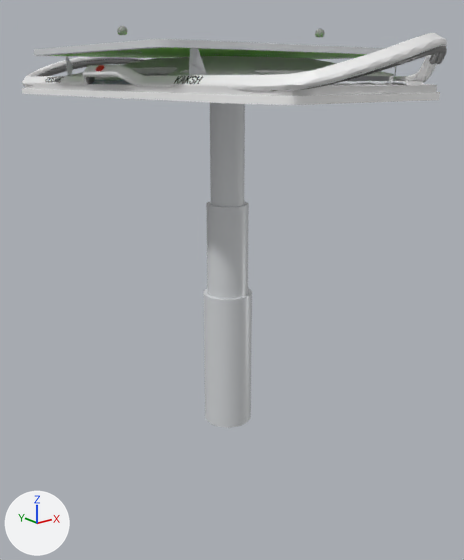
An edit to the glTF model assets/models/cosmic-kaksh.glb, drawn before and after from the same camera.
Rendered twice from a 50 mm lens placed at (-1.5, -1.88, 0.59), pointed at (0.02, 0.01, -0.17). The axes (+X, +Y, +Z) are drawn at lower left. The lights are the same throughout. The older version comes first. Vertices at exactly the same position are counted once.

Names of what the first picture shows: 'material--1', 'material-0', 'material-10', 'material-12', 'material-14', 'material-4', 'material-5', 'material-6', 'material-7', 'material-9'.
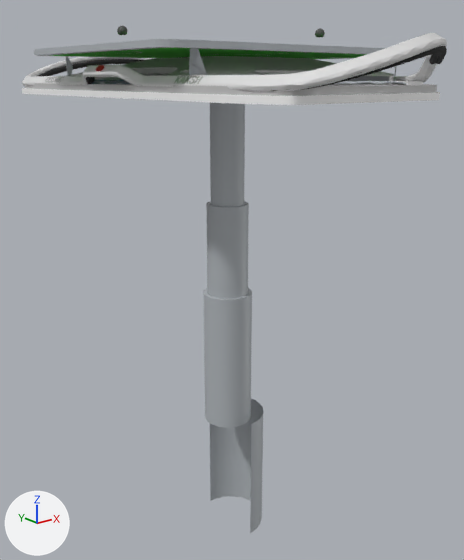
The newer file is also turned or shifted as a whole; pictures and numbers use the older file's frame.

Pixel boxes (x1, y1, x2, y2) of what changed, in the pictures (464 x 560 px):
'material--1', recoloured, reshaped (27% taller): before (34, 39, 406, 428); after (34, 39, 406, 533)
'material-0', recoloured (white to light grey): (22, 33, 447, 92) in both
'material-5', recoloured: (25, 56, 437, 96) in both
'material-12', recoloured, surface changed (darker): (50, 48, 367, 59) in both
'material-4', recoloured, surface changed: (37, 46, 447, 91) in both
'material-10', recoloured, surface changed: (45, 76, 203, 84) in both
'material-14', recoloured, surface changed: (117, 26, 325, 37) in both
'material-7', recoloured, surface changed: (96, 65, 104, 71) in both
'material-9', recoloured, surface changed: (92, 80, 125, 84) in both
part 1 of me_material__1, added: after (210, 399, 263, 533)

What changed in the scene script:
```text
Change mat_plastic__1___imported:
    mat_plastic__1___imported.metallic: 0.05 -> 0.0
    mat_plastic__1___imported.base_color: (0.224, 0.757, 0.0627) -> (0.0392, 0.533, 0.00392)  # green #82e247 -> green #38c10d
    mat_plastic__1___imported.roughness: 0.38 -> 1.0
Change mat_plaster__8:
    mat_plaster__8.base_color: (0.302, 0.302, 0.302) -> (0.0745, 0.0745, 0.0745)  # grey #959595 -> dark grey #4d4d4d
    mat_plaster__8.roughness: 0.38 -> 0.5
Change mat_metal__2:
    mat_metal__2.base_color: (0.0, 0.0, 0.0) -> (0.522, 0.522, 0.522)  # black #000000 -> light grey #bfbfbf
    mat_metal__2.metallic: 0.7 -> 1.0
    mat_metal__2.roughness: 0.38 -> 0.3
Change mat_plaster__6:
    mat_plaster__6.base_color: (0.384, 0.529, 0.616) -> (0.122, 0.243, 0.337)  # blue #a7c0ce -> blue #62879d
    mat_plaster__6.roughness: 0.38 -> 0.5
Change mat_plaster__3:
    mat_plaster__3.roughness: 0.38 -> 0.5
Change mat_plaster__4:
    mat_plaster__4.base_color: (0.635, 0.0, 0.0) -> (0.361, 0.0, 0.0)  # red #d10000 -> red #a20000
    mat_plaster__4.roughness: 0.38 -> 0.5
Change mat_paint__2:
    mat_paint__2.base_color: (0.102, 0.102, 0.102) -> (0.0118, 0.0118, 0.0118)  # dark grey #5a5a5a -> black #1c1c1c
    mat_paint__2.roughness: 0.38 -> 1.0
Change mat_plastic:
    mat_plastic.base_color: (0.882, 0.882, 0.882) -> (0.753, 0.753, 0.753)  # white #f1f1f1 -> light grey #e1e1e1
Change mat_plastic__1:
    mat_plastic__1.base_color: (0.749, 0.749, 0.749) -> (0.522, 0.522, 0.522)  # light grey #e0e0e0 -> light grey #bfbfbf
Change mat_default:
    mat_default.base_color: (0.706, 0.725, 0.745) -> (0.455, 0.486, 0.514)  # light grey #dbdde0 -> grey #b4b9be
Change me_material__1:
    used by ob_material__1; location = (28.212, -0.01, -1.375)
    remove me_material__1.from_pydata(...)  # 4692 vertices, 8654 faces; spans x -28.771..-27.652, y -0.69..0.71, z 0.62..2.058
    add me_material__1.from_pydata(...)  # 4759 vertices, 8719 faces; spans x -28.771..-27.652, y -0.69..0.71, z 0.13..2.058
    me_material__1 part 1: a new loose piece of 67 vertices spanning x -28.225..-28.085, y -0.14..0.14, z 0.13..0.65, in mat_default (grey #b4b9be)
    other edits to the shape of me_material__1 do not show in these pictures
```
